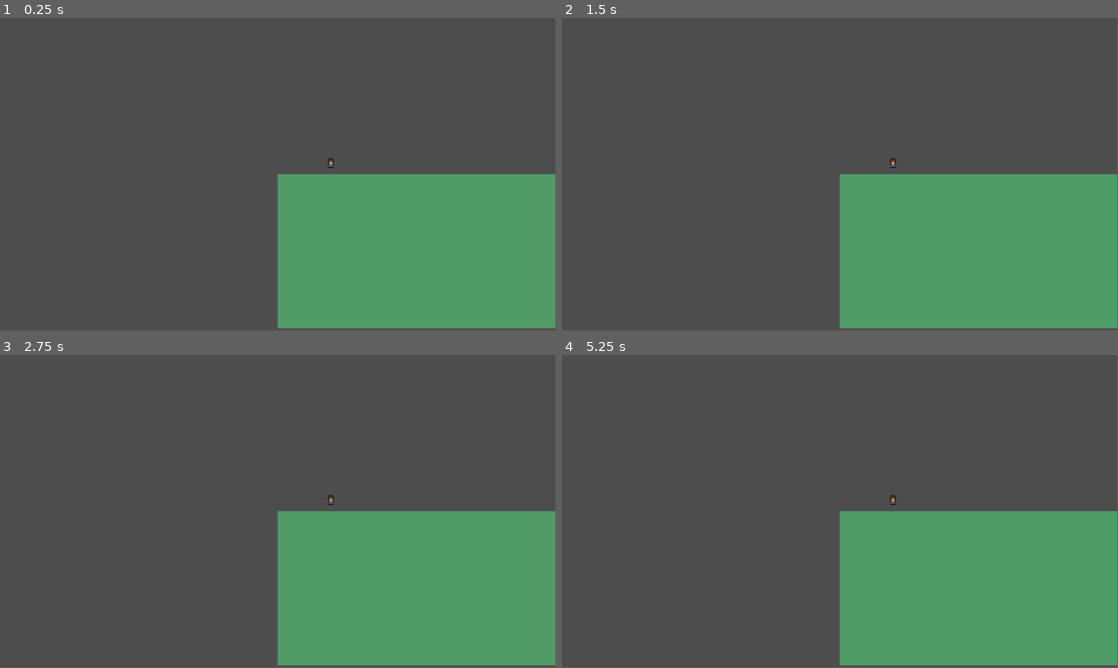
Above: before the commit, frames 1-4 (two rows, left to right).
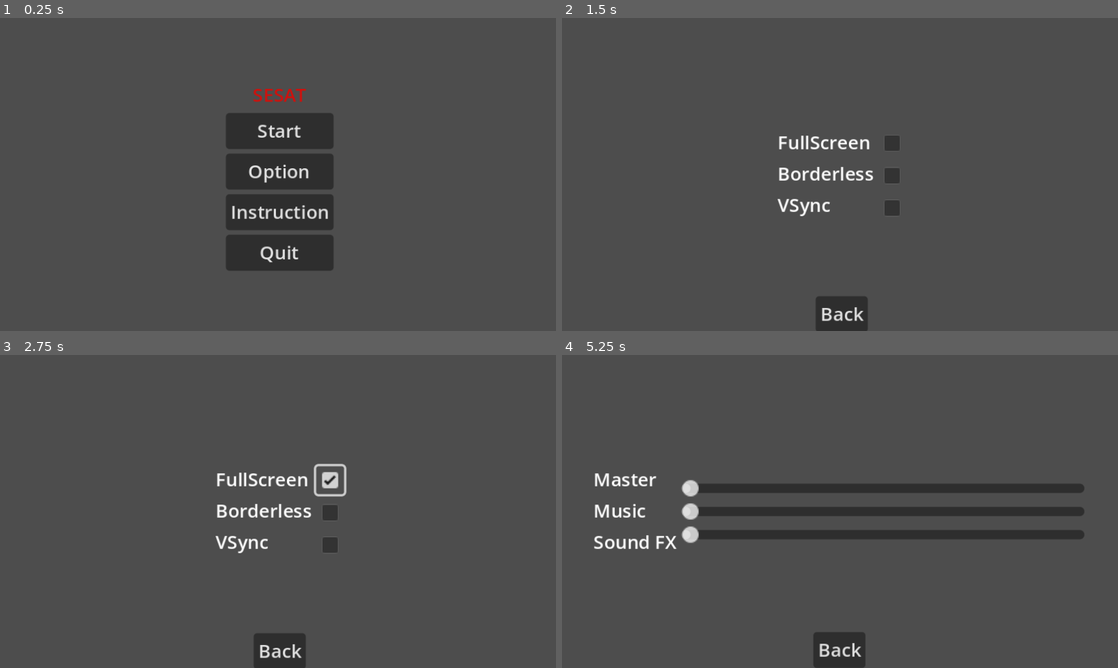
Above: after the commit, the same moments.

Repository: AGuylol/Tt6l-8
Game: Godot game, scene res://Menu_Spare.tscn
Same seed, same stepped clock (60 frames per second), same inputs: the game is played once before the commit and once after it. Before the commit the project starts from res://scenes/world.tscn.
Inputs (mouse positions are in pixels of both pictures, inside the frame that each line leads up to):
- Up to frame 1 (0.25 s): no input
- Up to frame 2 (1.5 s): click (840, 171) at 0.5 s, where only the run after the commit has a clickable "Option"; click (840, 155) at 1.25 s, where only the run after the commit has a clickable "Video"
- Up to frame 3 (2.75 s): click (328, 480) at 2.02 s
- Up to frame 4 (5.25 s): click (890, 511) at 2.77 s; click (890, 545) at 3.52 s; click (840, 649) at 4.25 s, where only the run after the commit has a clickable "Back"; click (840, 533) at 5 s, where only the run after the commit has a clickable "Audio"
In our replay, the window is 799x449 before the commit and 800x450 after it. These sizes can differ from the game's own. Grey fills any space a smaller window leaves; there, only what the larger window draws over its background counts as a difference.

The runs differ from the first frame. In frame 1, 31% of the frame differs, in the area x 40-100%, y 22-100%; in frame 2, 26%; in frame 3, 26%; in frame 4, 30%.

Commit message:
fix

Diff:
--- a/Main Menu.gd
+++ /dev/null
@@ -1,14 +0,0 @@
-extends Control
-
-
-func _on_play_pressed():
-	get_tree().change_scene_to_file("res://scenes/world.tscn")
-
-func _on_instruction_pressed():
-	get_tree().change_scene_to_file("res://icon.svg")
-
-func _on_options_pressed():
-	get_tree().change_scene_to_file("res://Options_menu.tscn")
-
-func _on_quit_pressed():
-	get_tree().quit()
--- /dev/null
+++ b/Menu_Spare.gd
@@ -0,0 +1,99 @@
+extends Control
+
+var menu
+var option
+var video
+var audio
+var instruction
+
+func _ready():
+	menu = $Menu
+	option = $Option
+	video = $Video
+	audio = $Audio
+	instruction = $Instruction
+
+func _process(_delta):
+	if Input.is_action_just_pressed("ui_cancel"):
+		toggle()
+
+func toggle():
+	visible = !visible
+	get_tree().paused = visible
+
+func _on_start_pressed():
+	toggle()
+	get_tree().change_scene("res://scenes/world.tscn")
+
+func _on_option_pressed():
+	show_and_hide(option,menu)
+
+func show_and_hide(first,second):
+	first.show()
+	second.hide()
+
+func _on_quit_pressed():
+	get_tree().quit()
+
+
+func _on_video_pressed():
+	show_and_hide(video, option)
+
+func _on_audio_pressed():
+	show_and_hide(audio, option)
+
+func _on_back_from_option_pressed():
+	show_and_hide(menu, option)
+
+
+func _on_full_screen_toggled(button_pressed):
+	if button_pressed == true:
+		DisplayServer.window_set_mode(DisplayServer.WINDOW_MODE_FULLSCREEN)
+	else:
+		DisplayServer.window_set_mode(DisplayServer.WINDOW_MODE_WINDOWED)
+
+func _on_borderless_toggled(button_pressed):
+	if button_pressed == true:
+		DisplayServer.window_set_mode(DisplayServer.WINDOW_MODE_EXCLUSIVE_FULLSCREEN)
+	else:
+		DisplayServer.window_set_mode(DisplayServer.WINDOW_MODE_WINDOWED)
+
+
+func _on_v_sync_toggled(button_pressed):
+	if button_pressed == true:
+		DisplayServer.window_set_vsync_mode(DisplayServer.VSYNC_ENABLED)
+	else:
+		DisplayServer.window_set_vsync_mode(DisplayServer.VSYNC_DISABLED)
+
+
+
+func _on_back_from_video_pressed():
+	show_and_hide(option, video)
+
+
+func _on_master_value_changed(value):
+	volume(0,value)
+
+func volume(bus_index, value):
+	AudioServer.set_bus_volume_db(bus_index, value)
+
+
+
+func _on_music_value_changed(value):
+	volume(1,value)
+
+
+
+func _on_sound_fx_value_changed(value):
+	volume(2,value)
+
+
+func _on_back_from_audio_pressed():
+	show_and_hide(option, audio)
+
+
+func _on_instruction_pressed():
+	show_and_hide(instruction, menu)
+
+func _on_back_from_instruction_pressed():
+	show_and_hide(menu, instruction)
--- /dev/null
+++ b/Menu_Spare.tscn
@@ -0,0 +1,320 @@
+[gd_scene load_steps=4 format=3 uid="uid://nmhnjmvorfs"]
+
+[ext_resource type="Script" path="res://Menu_Spare.gd" id="1_4dcic"]
+[ext_resource type="Texture2D" uid="uid://b2iijfpv4gwn8" path="res://scenes/background img.jpg" id="2_hq5i3"]
+
+[sub_resource type="SystemFont" id="SystemFont_ybdcw"]
+font_names = PackedStringArray("Traditional Arabic")
+font_italic = true
+
+[node name="MainMenu" type="Control"]
+process_mode = 3
+layout_mode = 3
+anchors_preset = 15
+anchor_right = 1.0
+anchor_bottom = 1.0
+offset_left = 1.0
+offset_top = 1.0
+offset_right = 1.0
+offset_bottom = 1.0
+grow_horizontal = 2
+grow_vertical = 2
+script = ExtResource("1_4dcic")
+
+[node name="TextureRect" type="TextureRect" parent="."]
+layout_mode = 1
+anchors_preset = 15
+anchor_right = 1.0
+anchor_bottom = 1.0
+grow_horizontal = 2
+grow_vertical = 2
+texture = ExtResource("2_hq5i3")
+
+[node name="Menu" type="VBoxContainer" parent="."]
+layout_mode = 1
+anchors_preset = 8
+anchor_left = 0.5
+anchor_top = 0.5
+anchor_right = 0.5
+anchor_bottom = 0.5
+offset_left = -31.0
+offset_top = -50.5
+offset_right = 31.0
+offset_bottom = 50.5
+grow_horizontal = 2
+grow_vertical = 2
+
+[node name="Sesat" type="Label" parent="Menu"]
+modulate = Color(0.91694, 0.261303, 0.167544, 1)
+self_modulate = Color(0.889002, 0.248471, 0.279066, 1)
+layout_mode = 2
+size_flags_horizontal = 4
+theme_override_fonts/font = SubResource("SystemFont_ybdcw")
+text = "SESAT"
+
+[node name="Start" type="Button" parent="Menu"]
+layout_mode = 2
+text = "Start"
+
+[node name="Option" type="Button" parent="Menu"]
+layout_mode = 2
+text = "Option"
+
+[node name="Instruction" type="Button" parent="Menu"]
+layout_mode = 2
+text = "Instruction"
+
+[node name="Quit" type="Button" parent="Menu"]
+layout_mode = 2
+text = "Quit"
+
+[node name="Option" type="Control" parent="."]
+visible = false
+layout_mode = 1
+anchors_preset = 15
+anchor_right = 1.0
+anchor_bottom = 1.0
+grow_horizontal = 2
+grow_vertical = 2
+
+[node name="VBoxContainer" type="VBoxContainer" parent="Option"]
+layout_mode = 1
+anchors_preset = 8
+anchor_left = 0.5
+anchor_top = 0.5
+anchor_right = 0.5
+anchor_bottom = 0.5
+offset_left = -26.5
+offset_top = -33.0
+offset_right = 26.5
+offset_bottom = 33.0
+grow_horizontal = 2
+grow_vertical = 2
+
+[node name="Video" type="Button" parent="Option/VBoxContainer"]
+layout_mode = 2
+text = "Video"
+
+[node name="Audio" type="Button" parent="Option/VBoxContainer"]
+layout_mode = 2
+text = "Audio"
+
+[node name="BackFromOption" type="Button" parent="Option"]
+layout_mode = 1
+anchors_preset = 7
+anchor_left = 0.5
+anchor_top = 1.0
+anchor_right = 0.5
+anchor_bottom = 1.0
+offset_left = -22.5
+offset_top = -31.0
+offset_right = 22.5
+grow_horizontal = 2
+grow_vertical = 0
+text = "Back"
+
+[node name="Video" type="Control" parent="."]
+visible = false
+layout_mode = 1
+anchors_preset = 15
+anchor_right = 1.0
+anchor_bottom = 1.0
+grow_horizontal = 2
+grow_vertical = 2
+
+[node name="HBoxContainer" type="HBoxContainer" parent="Video"]
+layout_mode = 1
+anchors_preset = 8
+anchor_left = 0.5
+anchor_top = 0.5
+anchor_right = 0.5
+anchor_bottom = 0.5
+offset_left = -55.5
+offset_top = -40.0
+offset_right = 55.5
+offset_bottom = 40.0
+grow_horizontal = 2
+grow_vertical = 2
+
+[node name="Labels" type="VBoxContainer" parent="Video/HBoxContainer"]
+layout_mode = 2
+
+[node name="FullScreen" type="Label" parent="Video/HBoxContainer/Labels"]
+layout_mode = 2
+text = "FullScreen"
+
+[node name="Borderless" type="Label" parent="Video/HBoxContainer/Labels"]
+layout_mode = 2
+text = "Borderless"
+
+[node name="VSync" type="Label" parent="Video/HBoxContainer/Labels"]
+layout_mode = 2
+text = "VSync"
+
+[node name="Checks" type="VBoxContainer" parent="Video/HBoxContainer"]
+layout_mode = 2
+
+[node name="FullScreen" type="CheckBox" parent="Video/HBoxContainer/Checks"]
+layout_mode = 2
+
+[node name="Borderless" type="CheckBox" parent="Video/HBoxContainer/Checks"]
+layout_mode = 2
+
+[node name="VSync" type="CheckBox" parent="Video/HBoxContainer/Checks"]
+layout_mode = 2
+
+[node name="BackFromVideo" type="Button" parent="Video"]
+layout_mode = 1
+anchors_preset = 7
+anchor_left = 0.5
+anchor_top = 1.0
+anchor_right = 0.5
+anchor_bottom = 1.0
+offset_left = -22.5
+offset_top = -31.0
+offset_right = 22.5
+grow_horizontal = 2
+grow_vertical = 0
+text = "Back"
+
+[node name="Audio" type="Control" parent="."]
+visible = false
+layout_mode = 1
+anchors_preset = 15
+anchor_right = 1.0
+anchor_bottom = 1.0
+offset_left = -2.0
+offset_top = -1.0
+offset_right = -2.0
+offset_bottom = -1.0
+grow_horizontal = 2
+grow_vertical = 2
+
+[node name="HBoxContainer" type="HBoxContainer" parent="Audio"]
+layout_mode = 1
+anchors_preset = 8
+anchor_left = 0.5
+anchor_top = 0.5
+anchor_right = 0.5
+anchor_bottom = 0.5
+offset_left = -212.0
+offset_top = -58.0
+offset_right = 212.0
+offset_bottom = 58.0
+grow_horizontal = 2
+grow_vertical = 2
+
+[node name="Label" type="VBoxContainer" parent="Audio/HBoxContainer"]
+layout_mode = 2
+size_flags_horizontal = 4
+size_flags_vertical = 4
+alignment = 1
+
+[node name="Master" type="Label" parent="Audio/HBoxContainer/Label"]
+layout_mode = 2
+text = "	Master"
+
+[node name="Music" type="Label" parent="Audio/HBoxContainer/Label"]
+layout_mode = 2
+text = "Music"
+
+[node name="Sound FX" type="Label" parent="Audio/HBoxContainer/Label"]
+layout_mode = 2
+text = "Sound FX"
+
+[node name="Slider" type="VBoxContainer" parent="Audio/HBoxContainer"]
+layout_mode = 2
+size_flags_horizontal = 3
+size_flags_vertical = 4
+alignment = 1
+
+[node name="Master" type="HSlider" parent="Audio/HBoxContainer/Slider"]
+layout_mode = 2
+
+[node name="Music" type="HSlider" parent="Audio/HBoxContainer/Slider"]
+layout_mode = 2
+
+[node name="Sound FX" type="HSlider" parent="Audio/HBoxContainer/Slider"]
+layout_mode = 2
+
+[node name="BackFromAudio" type="Button" parent="Audio"]
+layout_mode = 1
+anchors_preset = 7
+anchor_left = 0.5
+anchor_top = 1.0
+anchor_right = 0.5
+anchor_bottom = 1.0
+offset_left = -22.5
+offset_top = -31.0
+offset_right = 22.5
+grow_horizontal = 2
+grow_vertical = 0
+text = "Back"
+
+[node name="Instruction" type="Control" parent="."]
+visible = false
+layout_mode = 1
+anchors_preset = 15
+anchor_right = 1.0
+anchor_bottom = 1.0
+grow_horizontal = 2
+grow_vertical = 2
+
+[node name="VBoxContainer" type="VBoxContainer" parent="Instruction"]
+layout_mode = 1
+anchors_preset = 15
+anchor_right = 1.0
+anchor_bottom = 1.0
+grow_horizontal = 2
+grow_vertical = 2
+
+[node name="Label" type="Label" parent="Instruction/VBoxContainer"]
+modulate = Color(0.0313726, 0.0235294, 0.0156863, 1)
+self_modulate = Color(0, 0.0117647, 0.0156863, 1)
+layout_mode = 2
+size_flags_horizontal = 4
+text = "Instruction"
+
+[node name="Label2" type="Label" parent="Instruction/VBoxContainer"]
+modulate = Color(0.0313726, 0.0156863, 0, 1)
+self_modulate = Color(0, 0.0156863, 0, 1)
+layout_mode = 2
+size_flags_horizontal = 4
+text = "Press W to move upward
+Press A to move left
+Press S to move downward
+Press D to move right
+Right-click to attack
+Left-click to block"
+
+[node name="BackFromInstruction" type="Button" parent="Instruction"]
+layout_mode = 1
+anchors_preset = 7
+anchor_left = 0.5
+anchor_top = 1.0
+anchor_right = 0.5
+anchor_bottom = 1.0
+offset_left = -46.0
+offset_top = -31.0
+offset_right = 46.0
+grow_horizontal = 2
+grow_vertical = 0
+size_flags_vertical = 4
+text = "Back"
+
+[connection signal="pressed" from="Menu/Start" to="." method="_on_start_pressed"]
+[connection signal="pressed" from="Menu/Option" to="." method="_on_option_pressed"]
+[connection signal="pressed" from="Menu/Instruction" to="." method="_on_instruction_pressed"]
+[connection signal="pressed" from="Menu/Quit" to="." method="_on_quit_pressed"]
+[connection signal="pressed" from="Option/VBoxContainer/Video" to="." method="_on_video_pressed"]
+[connection signal="pressed" from="Option/VBoxContainer/Audio" to="." method="_on_audio_pressed"]
+[connection signal="pressed" from="Option/BackFromOption" to="." method="_on_back_from_option_pressed"]
+[connection signal="toggled" from="Video/HBoxContainer/Checks/FullScreen" to="." method="_on_full_screen_toggled"]
+[connection signal="toggled" from="Video/HBoxContainer/Checks/Borderless" to="." method="_on_borderless_toggled"]
+[connection signal="toggled" from="Video/HBoxContainer/Checks/VSync" to="." method="_on_v_sync_toggled"]
+[connection signal="pressed" from="Video/BackFromVideo" to="." method="_on_back_from_video_pressed"]
+[connection signal="value_changed" from="Audio/HBoxContainer/Slider/Master" to="." method="_on_master_value_changed"]
+[connection signal="value_changed" from="Audio/HBoxContainer/Slider/Music" to="." method="_on_music_value_changed"]
+[connection signal="value_changed" from="Audio/HBoxContainer/Slider/Sound FX" to="." method="_on_sound_fx_value_changed"]
+[connection signal="pressed" from="Audio/BackFromAudio" to="." method="_on_back_from_audio_pressed"]
+[connection signal="pressed" from="Instruction/BackFromInstruction" to="." method="_on_back_from_instruction_pressed"]
--- /dev/null
+++ b/default_bus_layout.tres
@@ -0,0 +1,16 @@
+[gd_resource type="AudioBusLayout" format=3 uid="uid://7aso0t7wo3bs"]
+
+[resource]
+bus/0/volume_db = -0.130497
+bus/1/name = &"Music"
+bus/1/solo = false
+bus/1/mute = false
+bus/1/bypass_fx = false
+bus/1/volume_db = 0.0
+bus/1/send = &"Master"
+bus/2/name = &"Sound FX"
+bus/2/solo = false
+bus/2/mute = false
+bus/2/bypass_fx = false
+bus/2/volume_db = 0.0
+bus/2/send = &"Master"
--- a/main_menu.tscn
+++ /dev/null
@@ -1,101 +0,0 @@
-[gd_scene load_steps=3 format=3 uid="uid://ci62yxljaj46w"]
-
-[ext_resource type="Texture2D" uid="uid://hh4q0mrxby82" path="res://background img.jpg" id="1_hpa2a"]
-
-[sub_resource type="SystemFont" id="SystemFont_2l656"]
-font_names = PackedStringArray("Fantasy")
-font_italic = true
-hinting = 2
-msdf_pixel_range = 32
-msdf_size = 60
-
-[node name="Main Menu" type="Control"]
-layout_mode = 3
-anchors_preset = 15
-anchor_right = 1.0
-anchor_bottom = 1.0
-grow_horizontal = 2
-grow_vertical = 2
-
-[node name="VBoxContainer2" type="VBoxContainer" parent="."]
-layout_mode = 1
-anchors_preset = -1
-anchor_top = -0.176698
-anchor_right = 1.0
-anchor_bottom = 1.17824
-offset_top = 57.5
-offset_bottom = -57.5001
-grow_horizontal = 2
-grow_vertical = 2
-alignment = 1
-metadata/_edit_use_anchors_ = true
-
-[node name="TextureRect" type="TextureRect" parent="VBoxContainer2"]
-layout_mode = 2
-texture = ExtResource("1_hpa2a")
-expand_mode = 5
-
-[node name="Label" type="Label" parent="VBoxContainer2/TextureRect"]
-modulate = Color(0.0253638, 0.0253638, 0.0253638, 1)
-layout_mode = 1
-anchors_preset = -1
-anchor_left = 0.68
-anchor_top = 0.434
-anchor_right = 0.68
-anchor_bottom = 0.434
-offset_left = -351.36
-offset_top = -165.5
-offset_right = -51.36
-offset_bottom = -24.5005
-grow_horizontal = 2
-grow_vertical = 2
-theme_override_colors/font_color = Color(0.93408, 0.93408, 0.93408, 1)
-theme_override_colors/font_shadow_color = Color(0, 0, 0, 1)
-theme_override_colors/font_outline_color = Color(0.990466, 0.991557, 0.990323, 1)
-theme_override_constants/outline_size = 12
-theme_override_fonts/font = SubResource("SystemFont_2l656")
-theme_override_font_sizes/font_size = 64
-text = "SESAT"
-horizontal_alignment = 1
-vertical_alignment = 1
-
-[node name="MarginContainer" type="MarginContainer" parent="."]
-layout_mode = 1
-anchors_preset = 7
-anchor_left = 0.5
-anchor_top = 1.0
-anchor_right = 0.5
-anchor_bottom = 1.0
-offset_left = -169.0
-offset_top = -327.0
-offset_right = 167.0
-offset_bottom = -79.0
-grow_horizontal = 2
-grow_vertical = 0
-
-[node name="VBoxContainer" type="VBoxContainer" parent="MarginContainer"]
-layout_mode = 2
-size_flags_horizontal = 4
-size_flags_vertical = 4
-
-[node name="Play_Button" type="Button" parent="MarginContainer/VBoxContainer"]
-layout_mode = 2
-text = "Play"
-
-[node name="Instruction" type="Button" parent="MarginContainer/VBoxContainer"]
-layout_mode = 2
-text = "Instruction"
-
-[node name="Options" type="Button" parent="MarginContainer/VBoxContainer"]
-layout_mode = 2
-text = "Options"
-
-[node name="Quit" type="Button" parent="MarginContainer/VBoxContainer"]
-layout_mode = 2
-size_flags_vertical = 4
-text = "Quit"
-
-[connection signal="pressed" from="MarginContainer/VBoxContainer/Play_Button" to="." method="_on_play_pressed"]
-[connection signal="pressed" from="MarginContainer/VBoxContainer/Instruction" to="." method="_on_instruction_pressed"]
-[connection signal="pressed" from="MarginContainer/VBoxContainer/Options" to="." method="_on_options_pressed"]
-[connection signal="pressed" from="MarginContainer/VBoxContainer/Quit" to="." method="_on_quit_pressed"]
--- a/project.godot
+++ b/project.godot
@@ -10,12 +10,19 @@
 
 [application]
 
-config/name="Test"
-run/main_scene="res://scenes/world.tscn"
-config/features=PackedStringArray("4.2", "Mobile")
-config/icon="res://arts/objects/icon.svg"
+config/name="Main Menu"
+run/main_scene="res://Menu_Spare.tscn"
+config/features=PackedStringArray("4.2", "GL Compatibility")
+config/icon="res://icon.svg"
+
+[display]
+
+window/size/viewport_width=960
+window/size/viewport_height=540
+window/stretch/mode="canvas_items"
+window/stretch/scale=2.0
 
 [rendering]
 
-textures/canvas_textures/default_texture_filter=0
-renderer/rendering_method="mobile"
+renderer/rendering_method="gl_compatibility"
+renderer/rendering_method.mobile="gl_compatibility"
Not shown, changed: icon.svg.import
